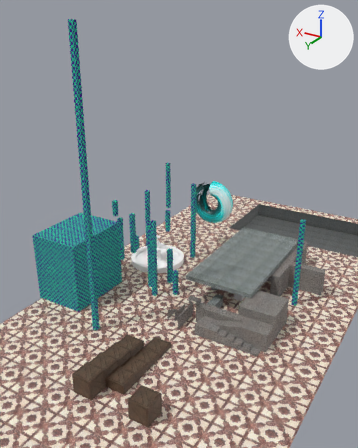
An edit to the glTF model gammaproject/assets/map-models/playtest-new.gltf, drawn before and after from the same camera.
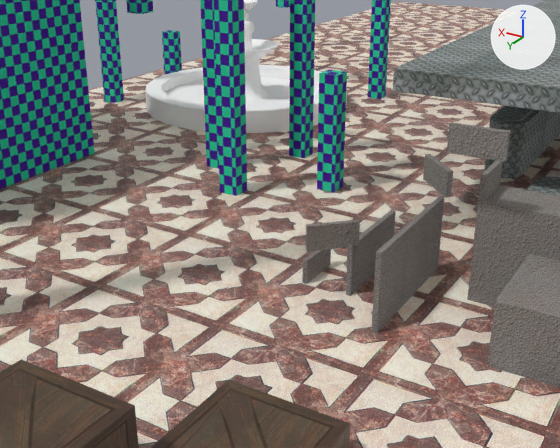
There are two pictures of each version: one whole from a 50 mm camera at (-39.7, 93.9, 62.3) aimed at (9.8, 11.3, 21.0), one close up from a 50 mm camera at (-3.2, 39.8, 14.2) aimed at (10.5, 16.9, 2.7). Every picture has the same lights, and +X, +Y and +Z are marked at upper right. The first two pictures are the older version. Where no turn or scale is listed for an object, it has been applied to the vertices.

The first close-up shows 'playtest.002-col', 'playtest.004-col', 'playtest.004-col.004', 'playtest.004-col.006', 'playtest.004-col.007', 'playtest.004-col.008', 'playtest.006-col', 'playtest.007-col', 'playtest.008-col', 'playtest.010-col', 'playtest.012-col', 'playtest.013-col.001', 'playtest.013-col.002', 'playtest.015-col' and 10 more.
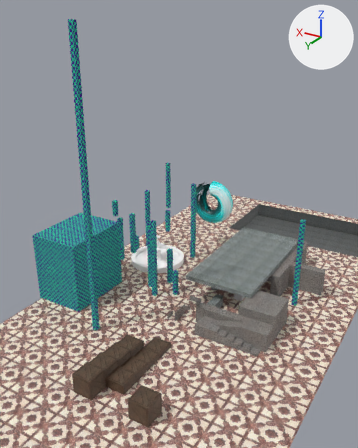
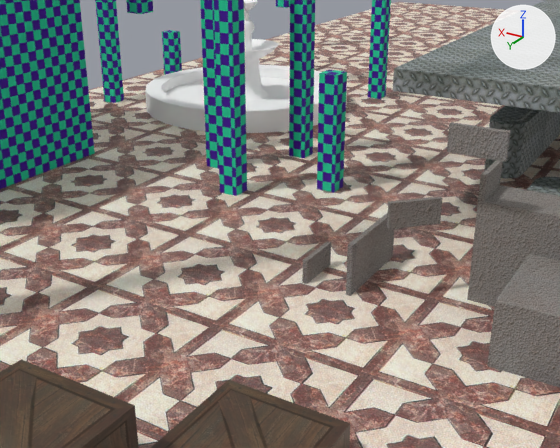
Edits to the bpy script that builds the scene:
```text
Remove ob_playtest_015_col:
    ob_playtest_015_col = bpy.data.objects.new('playtest.015-col', me_cube_008)
    ob_playtest_015_col.location = (6.0, 15.0, 0.0)
Remove ob_playtest_013_col_001:
    ob_playtest_013_col_001 = bpy.data.objects.new('playtest.013-col.001', me_cube_010)
    ob_playtest_013_col_001.location = (8.56, 16.34, 2.0)
Change ob_playtest_013_col_002:
    ob_playtest_013_col_002.location: (5.73, 13.52, 4.0) -> (5.95, 15.05, 3.0)
    ob_playtest_013_col_002.rotation_euler: (0.0, 0.0, 0.785) -> (0.0, 0.0, -0.785)  # degrees (0, 0, 45) -> degrees (0, 0, -45)
```

Location of each change, [x1, y1, x2, y2] in pixels of the close-ups (560 x 448 px):
'playtest.015-col', deleted: before [372, 196, 444, 334]
'playtest.013-col.002', moved, turned: before [423, 154, 453, 198]; after [387, 196, 442, 229]
'playtest.013-col.001', deleted: before [306, 219, 360, 252]
